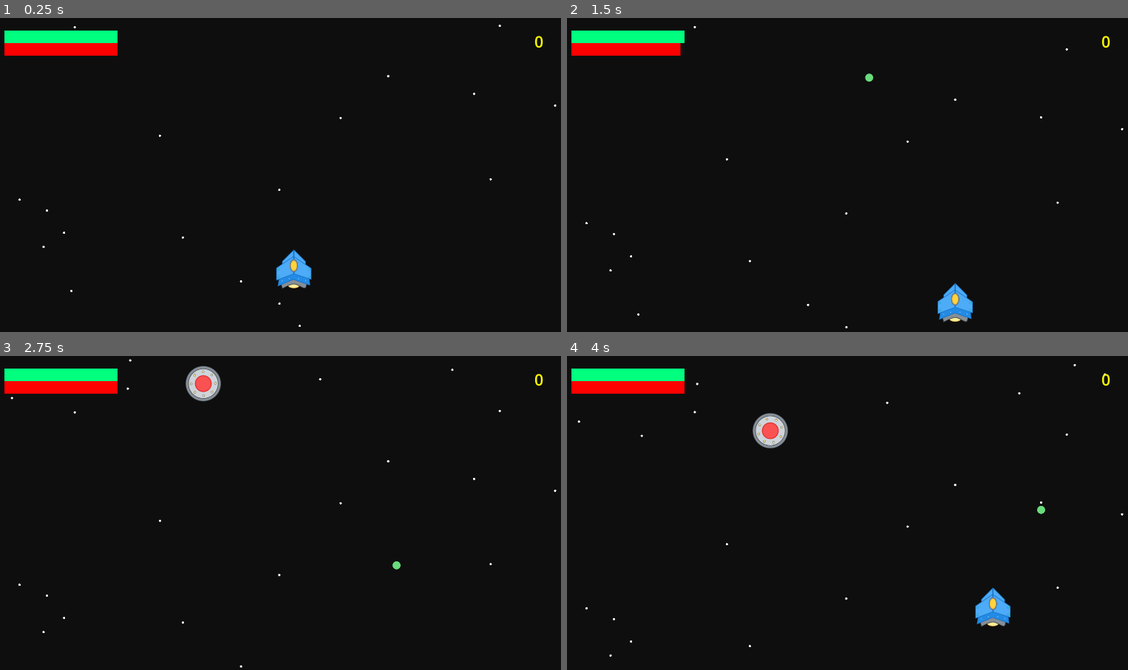
Above: before the commit, frames 1-4 (two rows, left to right).
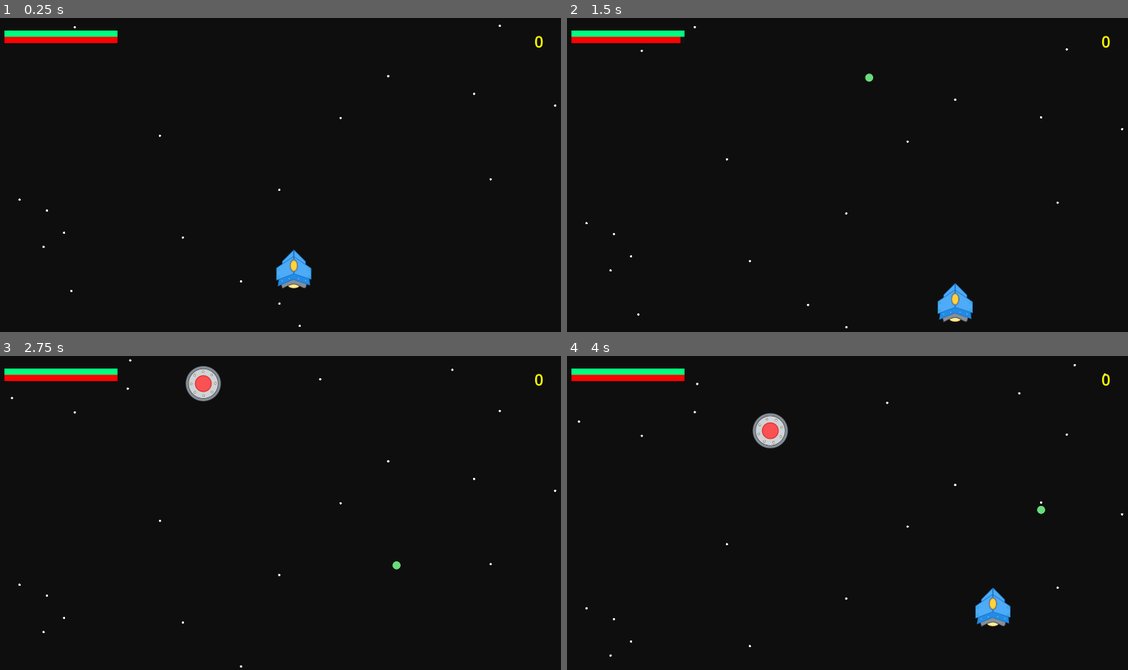
Above: after the commit, the same moments.

Repository: mromphf/nuke-ufos
Game: Godot game, scene res://scenes/main.tscn
Same seed, same stepped clock (60 frames per second), same inputs: the game is played once before the commit and once after it. Sound files missing from this copy of the repository are replaced by a short silence.
Inputs:
- Up to frame 1 (0.25 s): no input
- Up to frame 2 (1.5 s): hold D (move_right) 0.53-1.28 s; tap Space (fire) at 0.6 s; hold S (move_down) from 1.28 s (still down); tap Shift (speed) at 1.35 s
- Up to frame 3 (2.75 s): release S (move_down) at 2.03 s; hold D (move_right) from 2.03 s (still down); tap Space (fire) at 2.1 s
- Up to frame 4 (4 s): release D (move_right) at 2.78 s; hold W (move_up) 2.78-3.53 s; tap Shift (speed) at 2.85 s; hold Left (move_left) from 3.53 s (still down); tap Space (fire) at 3.6 s

The runs differ from the first frame. In frame 1, 1.2% of the frame differs, in the area x 0-21%, y 5-12%; in frame 2, 1.2%; in frame 3, 1.2%; in frame 4, 1.2%.

Commit message:
Decrease hud size of life and fuel bars.

Diff:
--- a/scenes/hud.tscn
+++ b/scenes/hud.tscn
@@ -14,7 +14,7 @@
 texture = SubResource("CanvasTexture_vfq85")
 modulate_color = Color(1, 0, 0, 1)
 
-[node name="hud" type="Control"]
+[node name="Hud" type="Control"]
 layout_mode = 3
 anchors_preset = 0
 script = ExtResource("1_faov2")
@@ -24,7 +24,7 @@
 offset_left = 40.0
 offset_top = 40.0
 offset_right = 400.0
-offset_bottom = 80.0
+offset_bottom = 60.0
 theme_override_styles/fill = SubResource("StyleBoxTexture_55lrj")
 value = 100.0
 show_percentage = false
@@ -32,9 +32,9 @@
 [node name="Fuel" type="ProgressBar" parent="."]
 layout_mode = 0
 offset_left = 40.0
-offset_top = 80.0
+offset_top = 60.0
 offset_right = 400.0
-offset_bottom = 120.0
+offset_bottom = 80.0
 theme_override_styles/fill = SubResource("StyleBoxTexture_ny7yq")
 value = 100.0
 show_percentage = false
